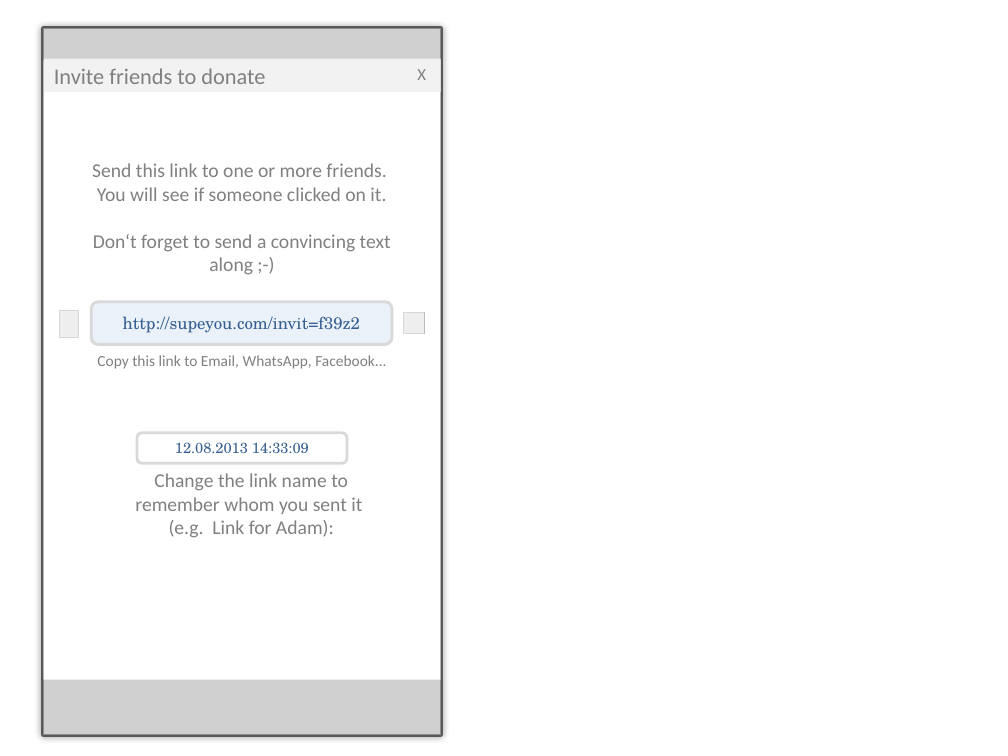
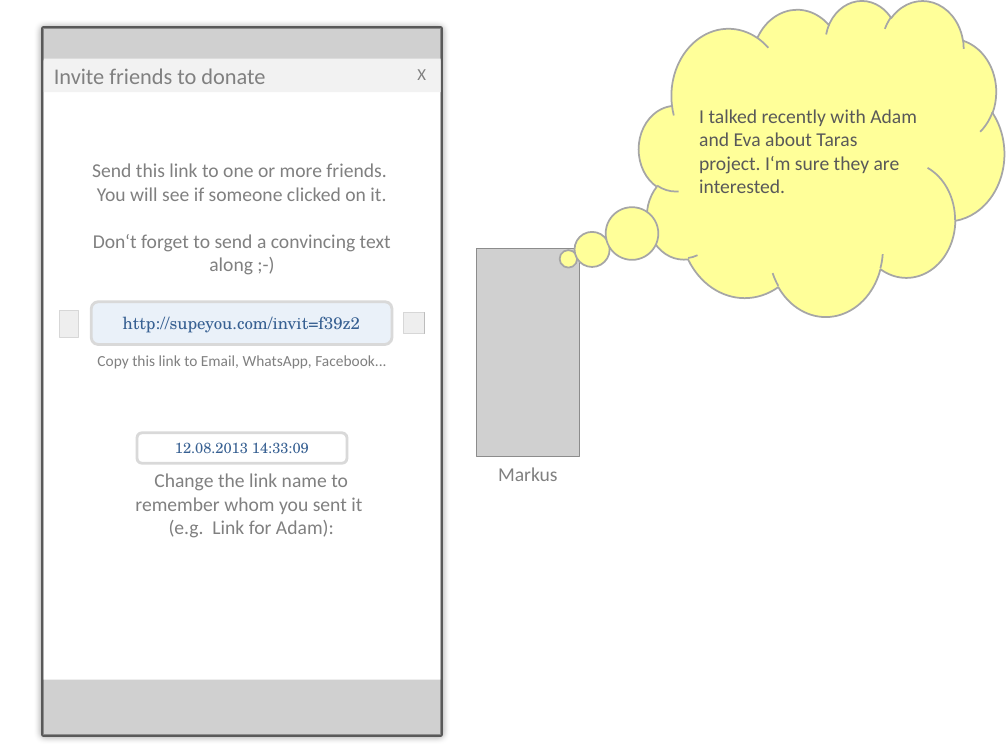
Before and after one commit to MoritzTheile/com.supeyou, a slide deck: slide 7 of com.supeyou.project/doc/SupeYou.pptx (slide 8 before the commit). Drawn at 1008x756 pixels with LibreOffice and Linux fonts; fonts in the diff are those of the drawing; grey boxes stand for pictures. Boxes give left, top, right and bottom in pixels: in the first picture for what was removed or moved away, otherwise in the second. Text is boxed around its words. In the diff, an @@ line names an element or a change of style, - is before the commit and + after.

```diff
--- a/com.supeyou.project/doc/SupeYou.pptx
+++ b/com.supeyou.project/doc/SupeYou.pptx
@@ thought cloud added at (639,0,1004,316), fill #FFFF99, outline #A6A6A6 1.25 pt, 14 pt, text #595959 @@
+I talked recently with Adam and Eva about Taras project. I‘m sure they are interested.
@@ picture added at (477,249,580,457) @@
@@ text added at (498,467,558,481), 14 pt, text #808080 @@
+Markus
```
Also in this commit, not shown: 12 other slides changed, 7 slides added, 6 slides removed, 1 other file.
